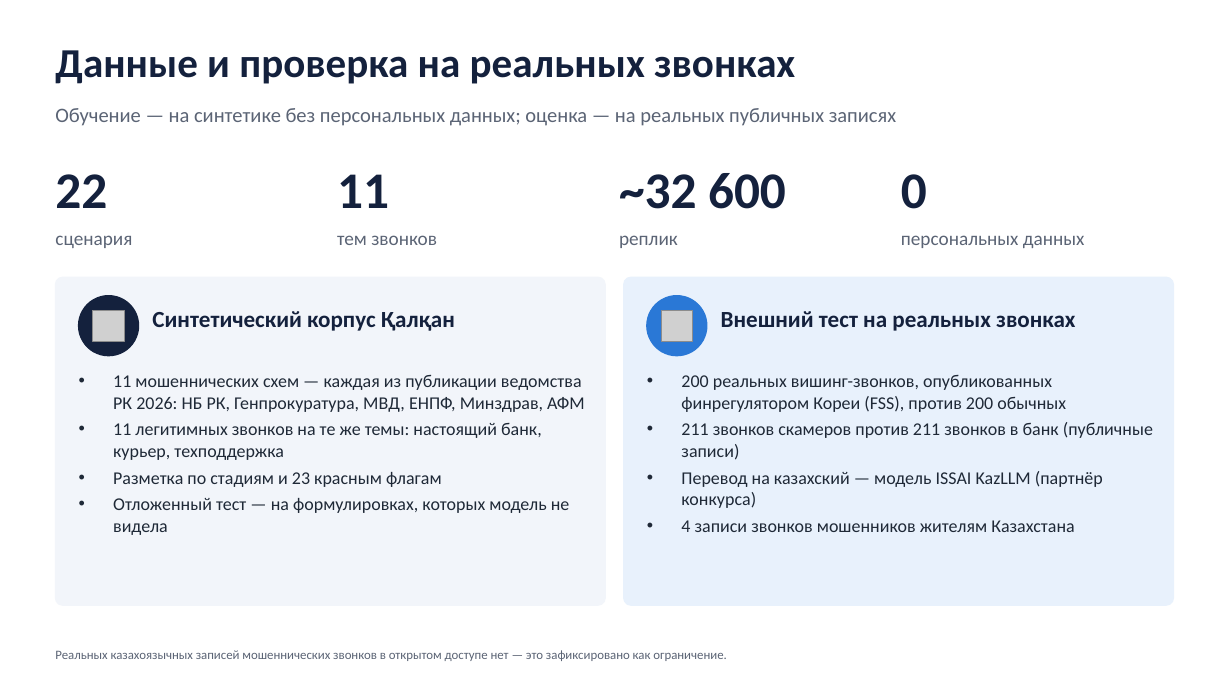
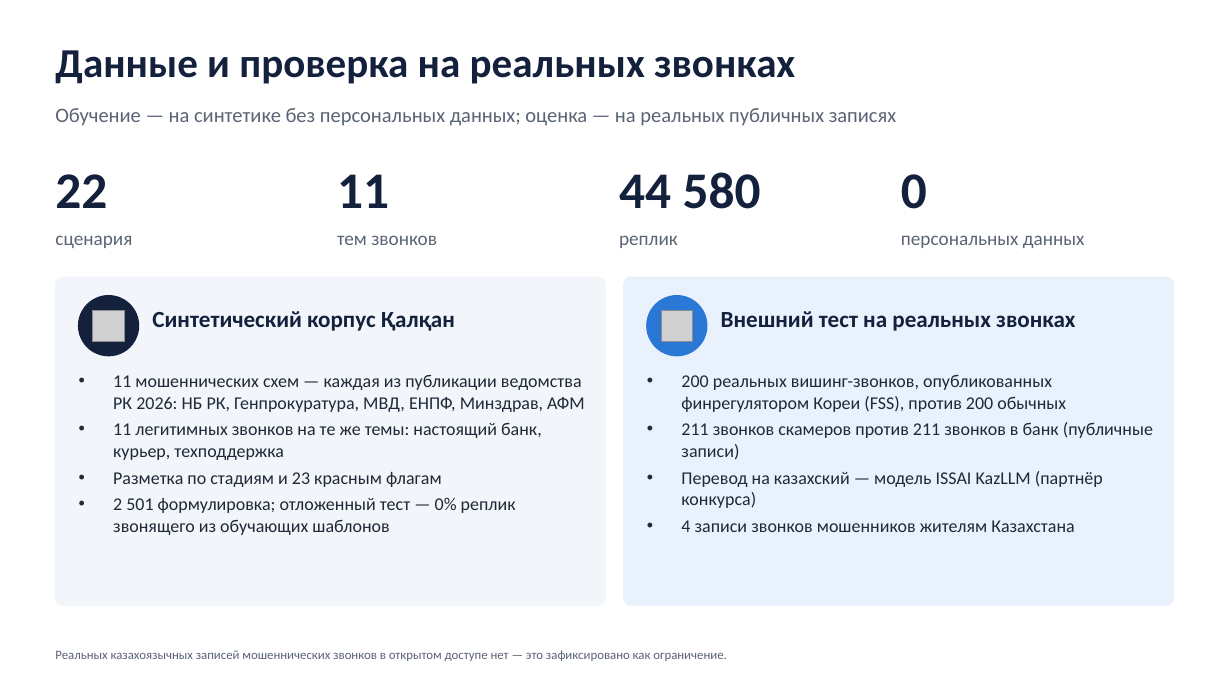
Before and after one commit to daurenoralbek/qalqan, a slide deck: slide 5 of docs/submission/Qalqan_pitch-deck.pptx. Drawn at 1232x693 pixels with LibreOffice and Linux fonts; fonts in the diff are those of the drawing; grey boxes stand for pictures. Boxes give left, top, right and bottom in pixels: in the first picture for what was removed or moved away, otherwise in the second. Text is boxed around its words. In the diff, an @@ line names an element or a change of style, - is before the commit and + after.

```diff
--- a/docs/submission/Qalqan_pitch-deck.pptx
+++ b/docs/submission/Qalqan_pitch-deck.pptx
@@ text at box(619, 172, 761, 209): text changed @@
-~32 600
+44 580
@@ text at box(113, 498, 516, 535): text changed @@
-• Отложенный тест — на формулировках, которых модель не видела
+• 2 501 формулировка; отложенный тест — 0% реплик звонящего из обучающих шаблонов
```
Also in this commit, not shown: 5 other slides changed, 49 other files.
